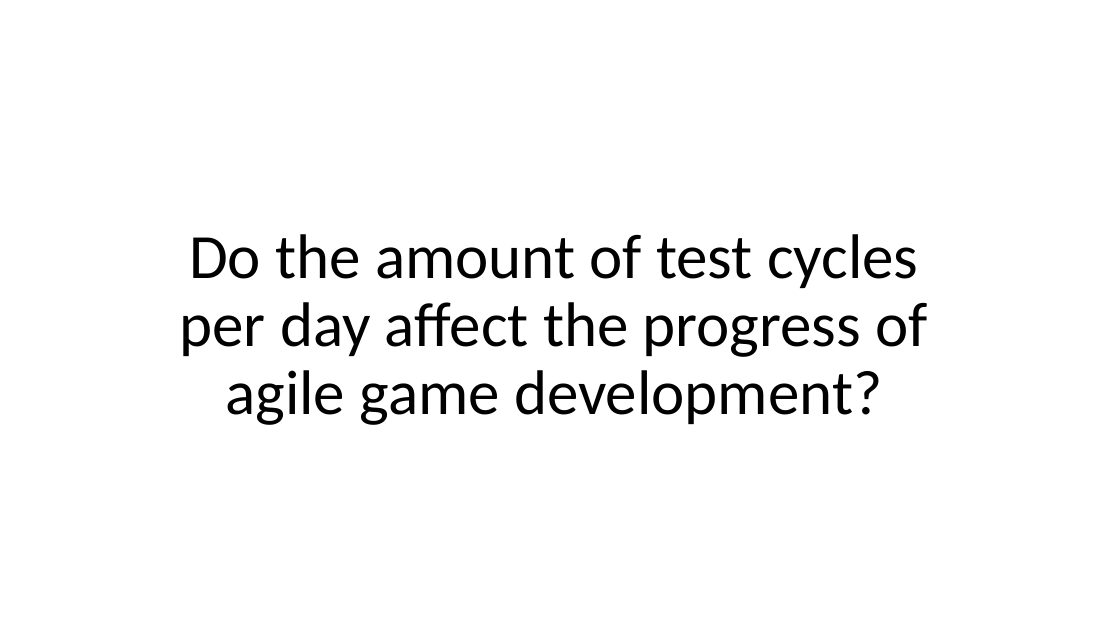
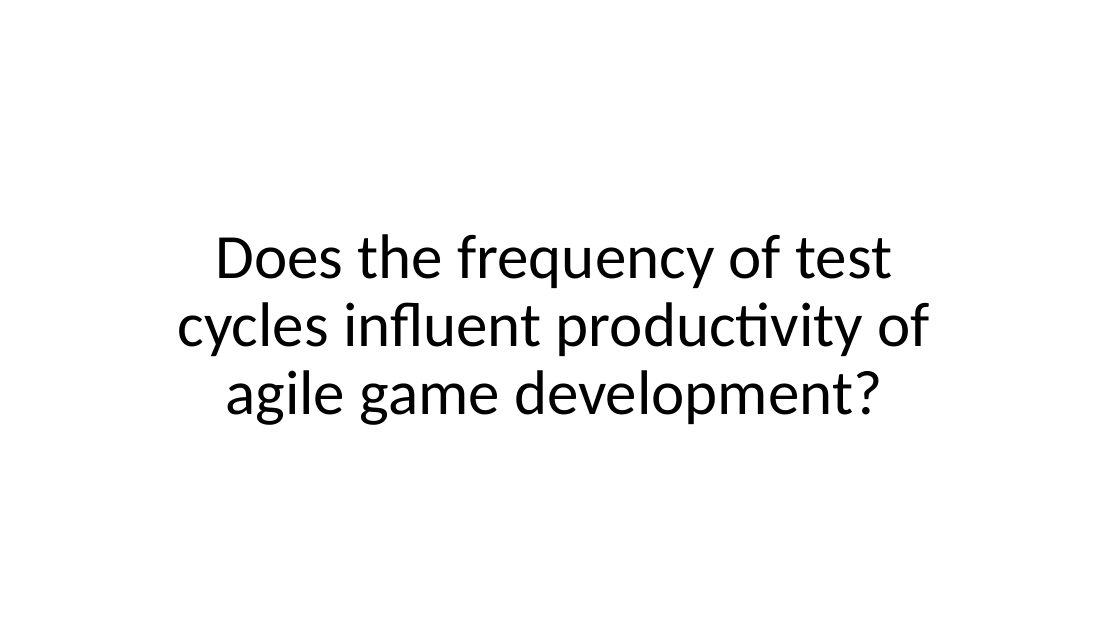
Before and after one commit to KieranGolds/comp150-agile, a slide deck: slide 8 of Agilequestion.pptx (slide 1 before the commit). Drawn at 1120x630 pixels with LibreOffice and Linux fonts; fonts in the diff are those of the drawing. Boxes give left, top, right and bottom in pixels: in the first picture for what was removed or moved away, otherwise in the second. Text is boxed around its words. In the diff, an @@ line names an element or a change of style, - is before the commit and + after.

```diff
--- a/Agilequestion.pptx
+++ b/Agilequestion.pptx
@@ title at (178,234,929,425): text changed @@
-Do the amount of test cycles per day affect the progress of agile game development?
+Does the frequency of test cycles influent productivity of agile game development?
```
Also in this commit, not shown: 11 slides added.
